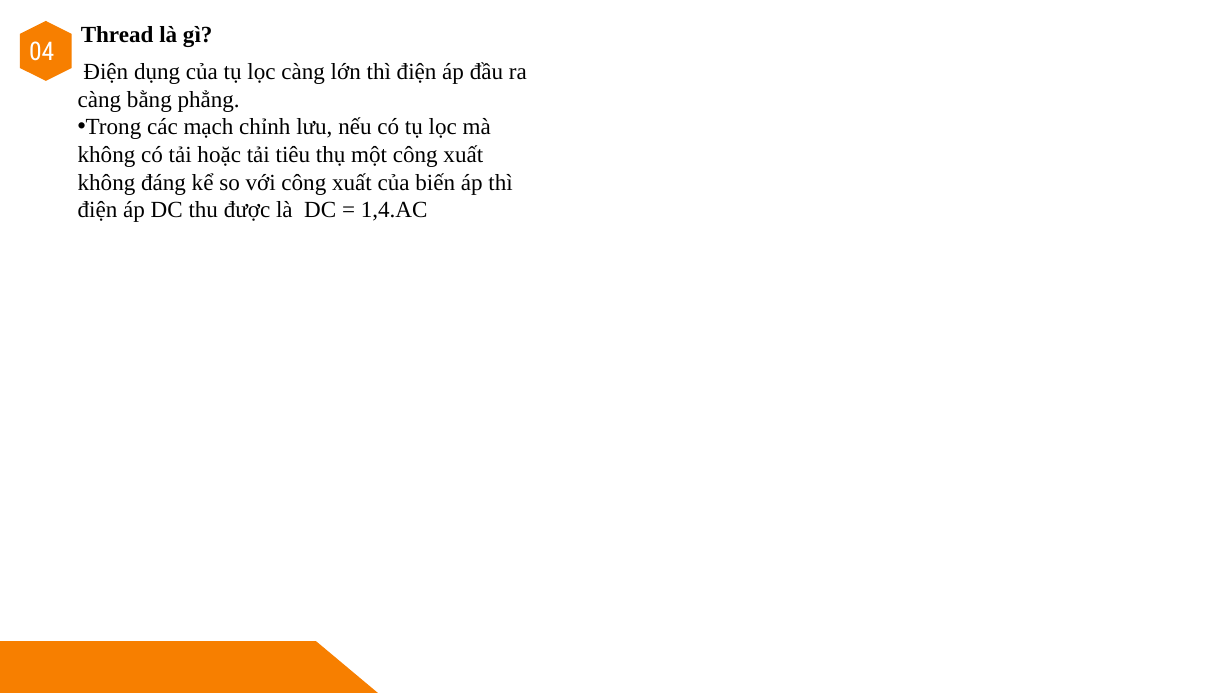
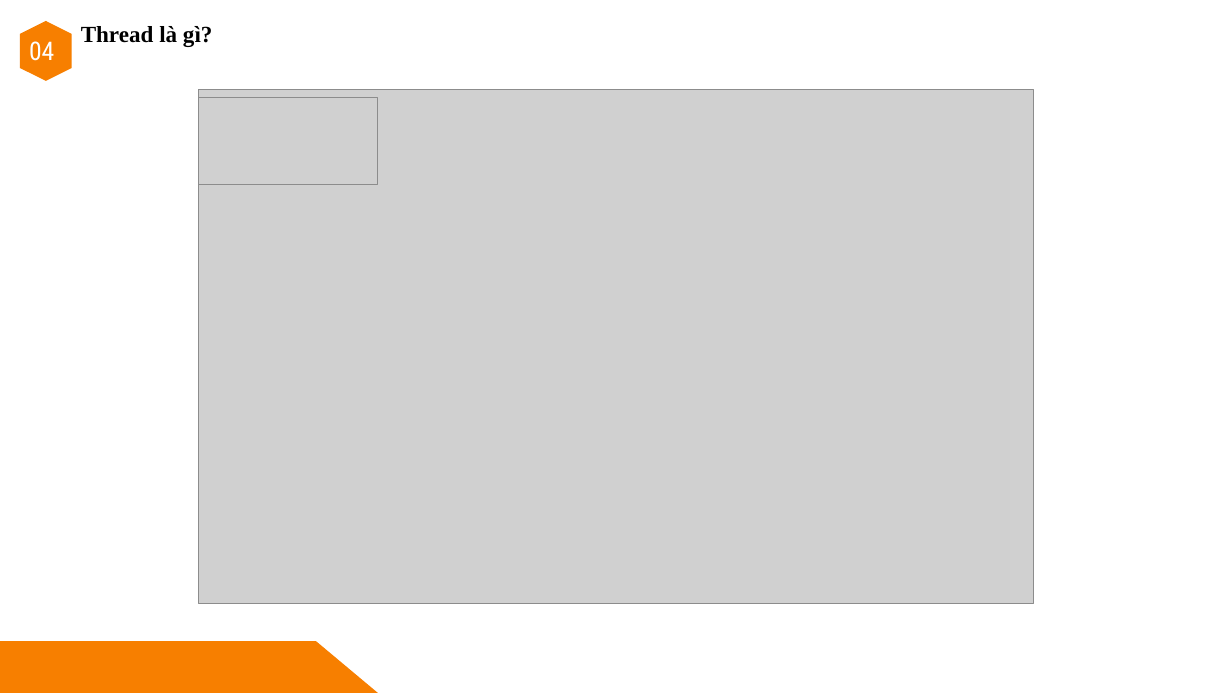
Before and after one commit to tingold0501/Nhom5_GiuaKy_AOOP, a slide deck: slide 17 of Bài thuyết trình.pptx. Drawn at 1232x693 pixels with LibreOffice and Linux fonts; fonts in the diff are those of the drawing; grey boxes stand for pictures. Boxes give left, top, right and bottom in pixels: in the first picture for what was removed or moved away, otherwise in the second. Text is boxed around its words. In the diff, an @@ line names an element or a change of style, - is before the commit and + after.

```diff
--- a/Bài thuyết trình.pptx
+++ b/Bài thuyết trình.pptx
@@ text removed at [78, 62, 527, 222] @@
-Điện dụng của tụ lọc càng lớn thì điện áp đầu ra càng bằng phẳng.
-• Trong các mạch chỉnh lưu, nếu có tụ lọc mà không có tải hoặc tải tiêu thụ một công xuất không đáng kể so với công xuất của biến áp thì điện áp DC thu được là DC = 1,4.AC
@@ picture added at [199, 90, 1033, 604] @@
@@ picture added at [199, 98, 378, 185] @@
```
Also in this commit, not shown: 9 slides added, 6 other files.
